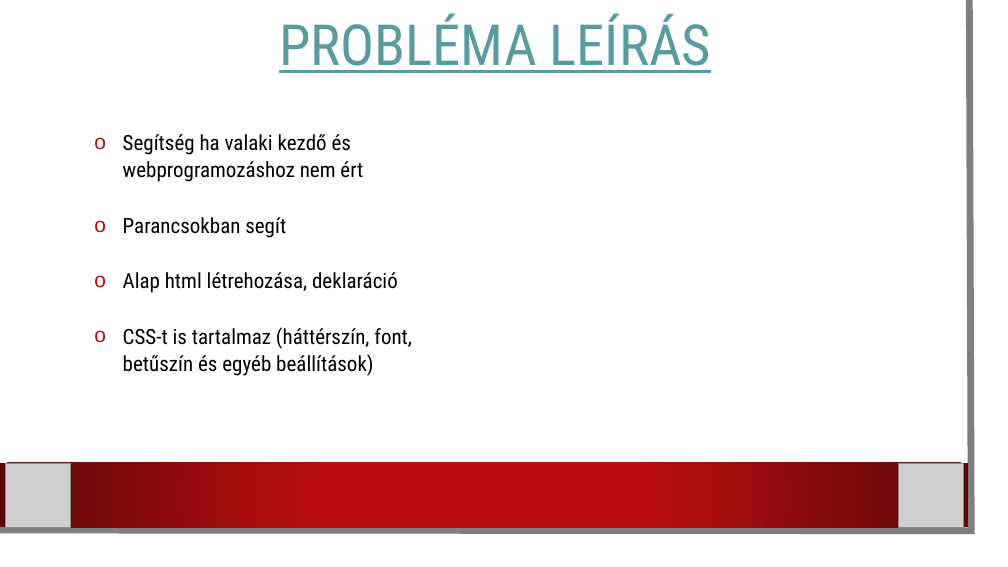
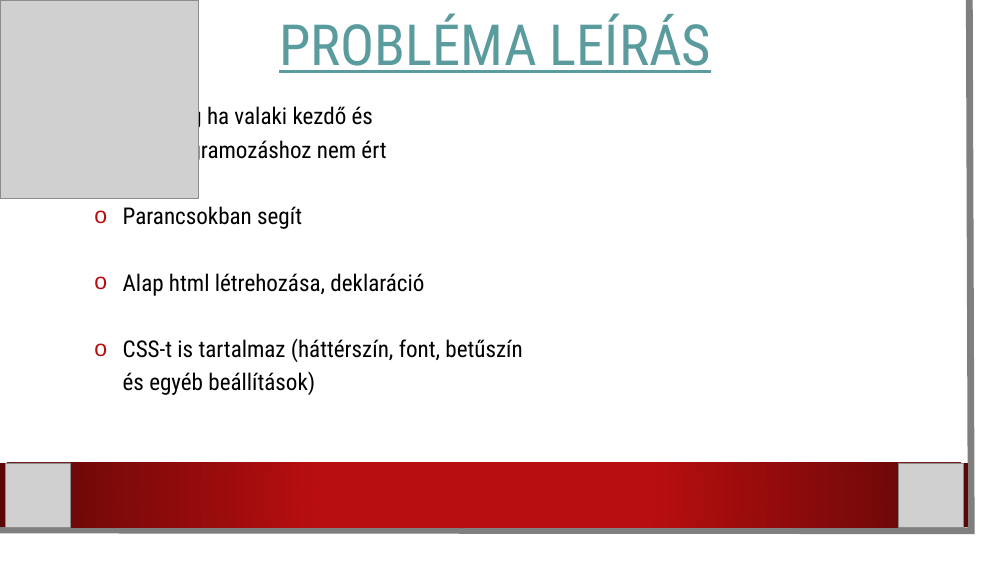
Before and after one commit to karpatililiana/Csapatmunka2.0, a slide deck: slide 3 of Programbemutató.pptx. Drawn at 1008x567 pixels with LibreOffice and Linux fonts; fonts in the diff are those of the drawing; grey boxes stand for pictures; background and template pictures are left out. Boxes give left, top, right and bottom in pixels: in the first picture for what was removed or moved away, otherwise in the second. Text is boxed around its words. In the diff, an @@ line names an element or a change of style, - is before the commit and + after.

```diff
--- a/Programbemutató.pptx
+++ b/Programbemutató.pptx
@@ picture added at <box>0,0,198,198</box> @@
@@ text "Segítség ha valaki kezdő és ...": place and size @@
-text "Segítség ha valaki kezdő és ..." at <box>123,134,412,376</box>
+text "Segítség ha valaki kezdő és ..." at <box>123,104,522,395</box>
@@ text "Segítség ha valaki kezdő és ..." at <box>123,104,522,395</box>: size 20 to 22 pt; line spacing 1.1 to 1.2 @@
```
Also in this commit, not shown: 6 other slides changed.
